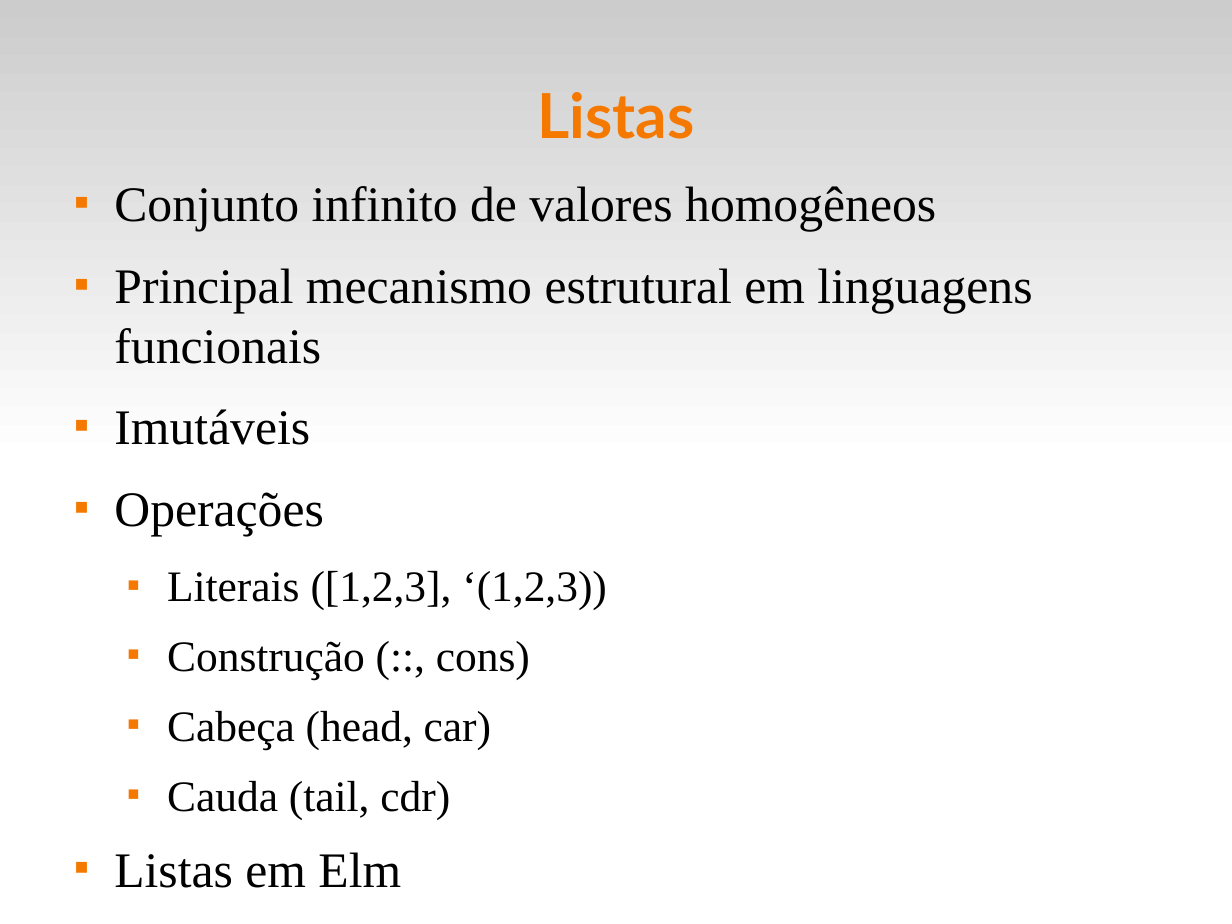
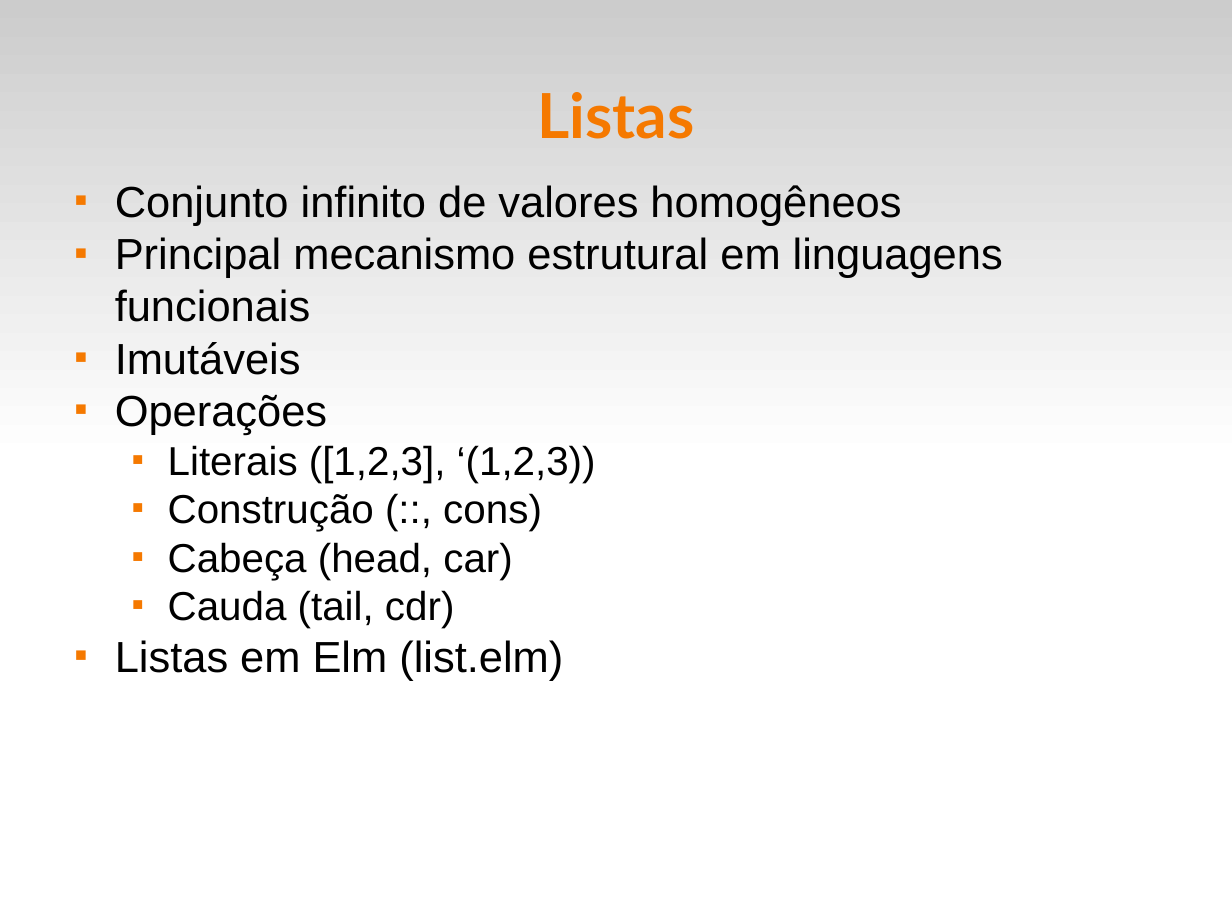
Before and after one commit to fsantanna-uerj/EDL, a slide deck: slide 29 of slides/edl-05-data.odp. Drawn at 1232x924 pixels with LibreOffice and Linux fonts; fonts in the diff are those of the drawing. Boxes give left, top, right and bottom in pixels: in the first picture for what was removed or moved away, otherwise in the second. Text is boxed around its words. In the diff, an @@ line names an element or a change of style, - is before the commit and + after.

```diff
--- a/slides/edl-05-data.odp
+++ b/slides/edl-05-data.odp
@@ text at [115, 185, 1003, 628]: size 32 to 28 pt in "Conjunto infinito de valores homogêneos", "Principal mecanismo estrutural em linguagens funcionais", "Imutáveis", "Operações"; font Times New Roman to Arial in "Conjunto infinito de valores homogêneos", "Principal mecanismo estrutural em linguagens funcionais", "Imutáveis", "Operações" and 4 more places; size 28 to 26 pt in "Literais ([1,2,3], ‘(1,2,3))", "Construção (::, cons)", "Cabeça (head, car)", "Cauda (tail, cdr)"; indent changed; less space between paragraphs @@
@@ text at [115, 640, 563, 681]: text changed; size 32 to 28 pt; font Times New Roman to Arial @@
-■ Listas em Elm
+■ Listas em Elm (list.elm)
```
Also in this commit, not shown: 8 other slides changed, 11 other files.
